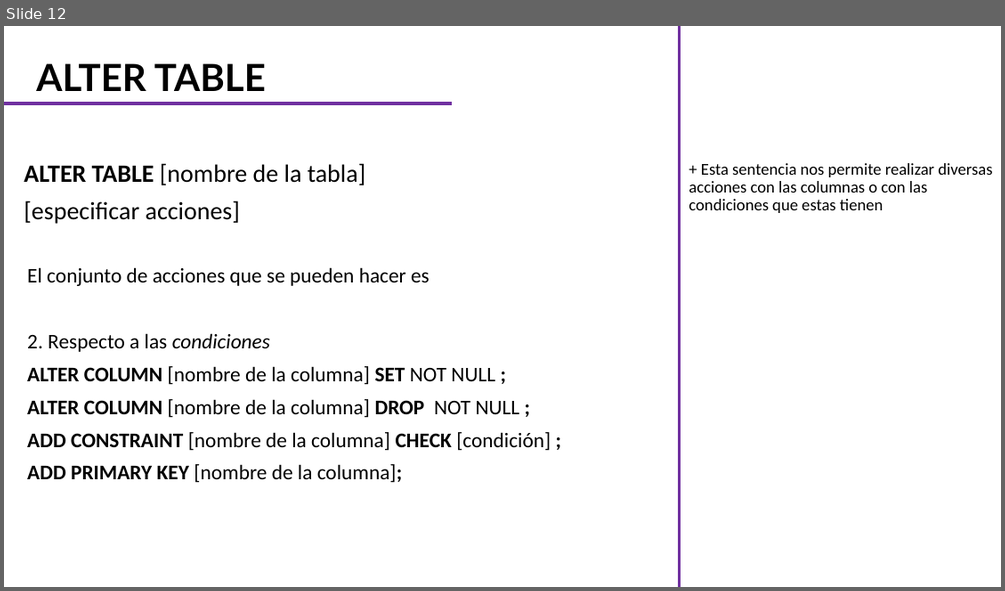
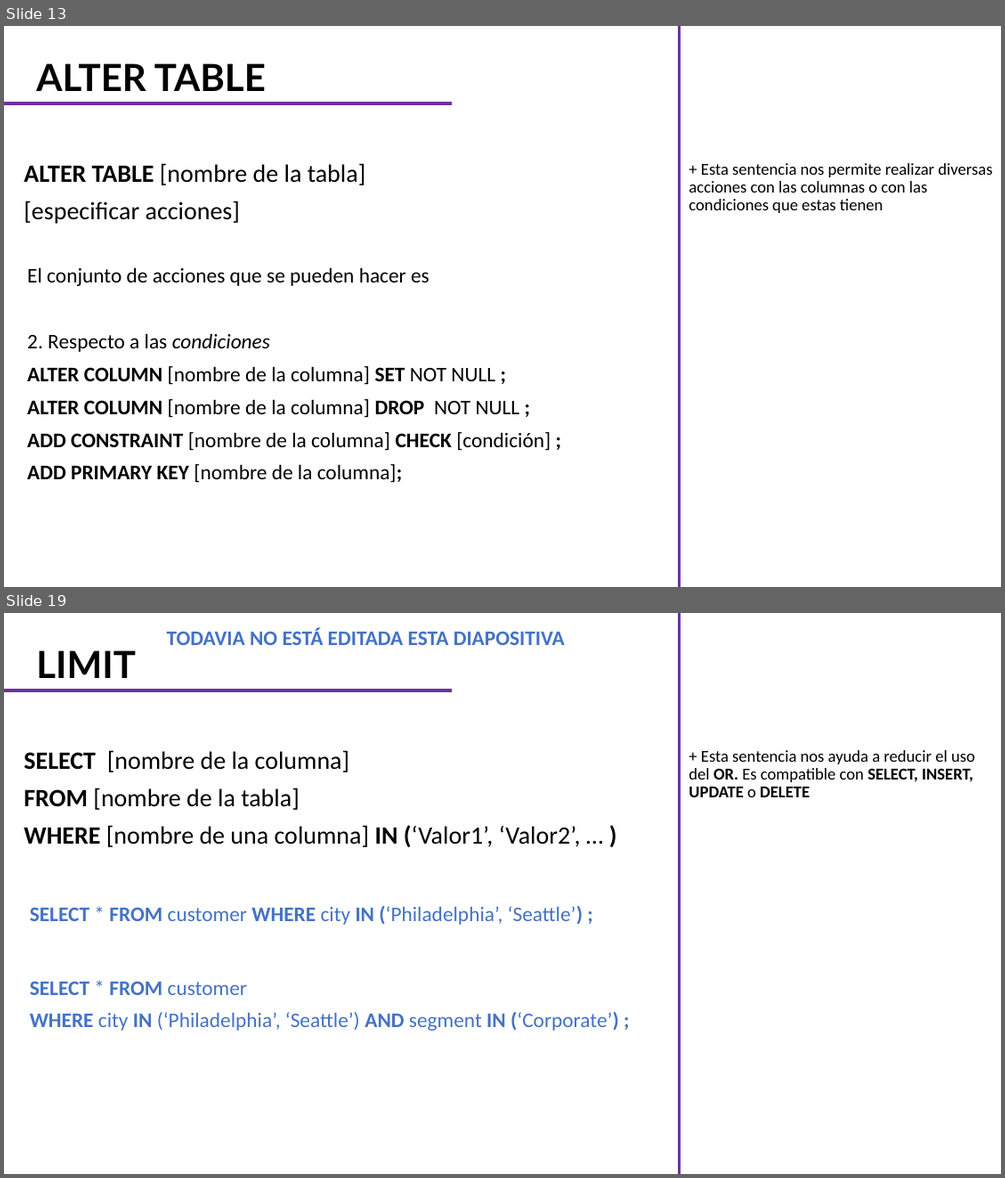
Before and after one commit to CarlosCamposs/Curso-AABD_SQL, a slide deck: Curso AABD-SQL (Notas).pptx. Shown one above the other, each under a label of ours: slide 12 before the commit, slides 13 and 19 after it; the slides between them are not shown. The pictures are 1005x591 and 1005x1178 pixels, drawn with LibreOffice and Linux fonts; fonts in the diff are those of the drawing. Boxes give left, top, right and bottom in pixels: in the first picture for what was removed or moved away, otherwise in the second. Text is boxed around its words. In the diff, an @@ line names an element or a change of style, - is before the commit and + after.

```diff
--- a/Curso AABD-SQL (Notas).pptx
+++ b/Curso AABD-SQL (Notas).pptx
@@ slide 19 added at box(4, 613, 1001, 1174), background #FFFFFF @@
@@ text added at box(167, 628, 565, 645), 20 pt, text #4472C4, bold @@
+TODAVIA NO ESTÁ EDITADA ESTA DIAPOSITIVA
@@ line added from (680, 1174) to (680, 613), #7030A0 3 pt @@
@@ title added at box(36, 650, 136, 678), 36 pt, text #000000, bold @@
+LIMIT
@@ line added from (4, 690) to (451, 690), #7030A0 3 pt @@
@@ subtitle added at box(24, 750, 581, 847), 24 pt, text #000000 @@
+SELECT [nombre de la columna]
+FROM [nombre de la tabla]
+WHERE [nombre de una columna] IN (‘Valor1’, ‘Valor2’, … )
@@ text added at box(688, 750, 975, 797), 16 pt, text #000000 @@
++ Esta sentencia nos ayuda a reducir el uso del OR. Es compatible con SELECT, INSERT, UPDATE o DELETE
@@ text added at box(30, 906, 582, 925), 20 pt, text #4472C4 @@
+SELECT * FROM customer WHERE city IN (‘Philadelphia’, ‘Seattle’) ;
@@ text added at box(30, 981, 619, 1030), 20 pt, text #4472C4 @@
+SELECT * FROM customer
+WHERE city IN (‘Philadelphia’, ‘Seattle’) AND segment IN (‘Corporate’) ;
@@ what was slide 12 is now slide 13 @@
```
Also in this commit, not shown: 1 slide changed, 6 other slides added.
